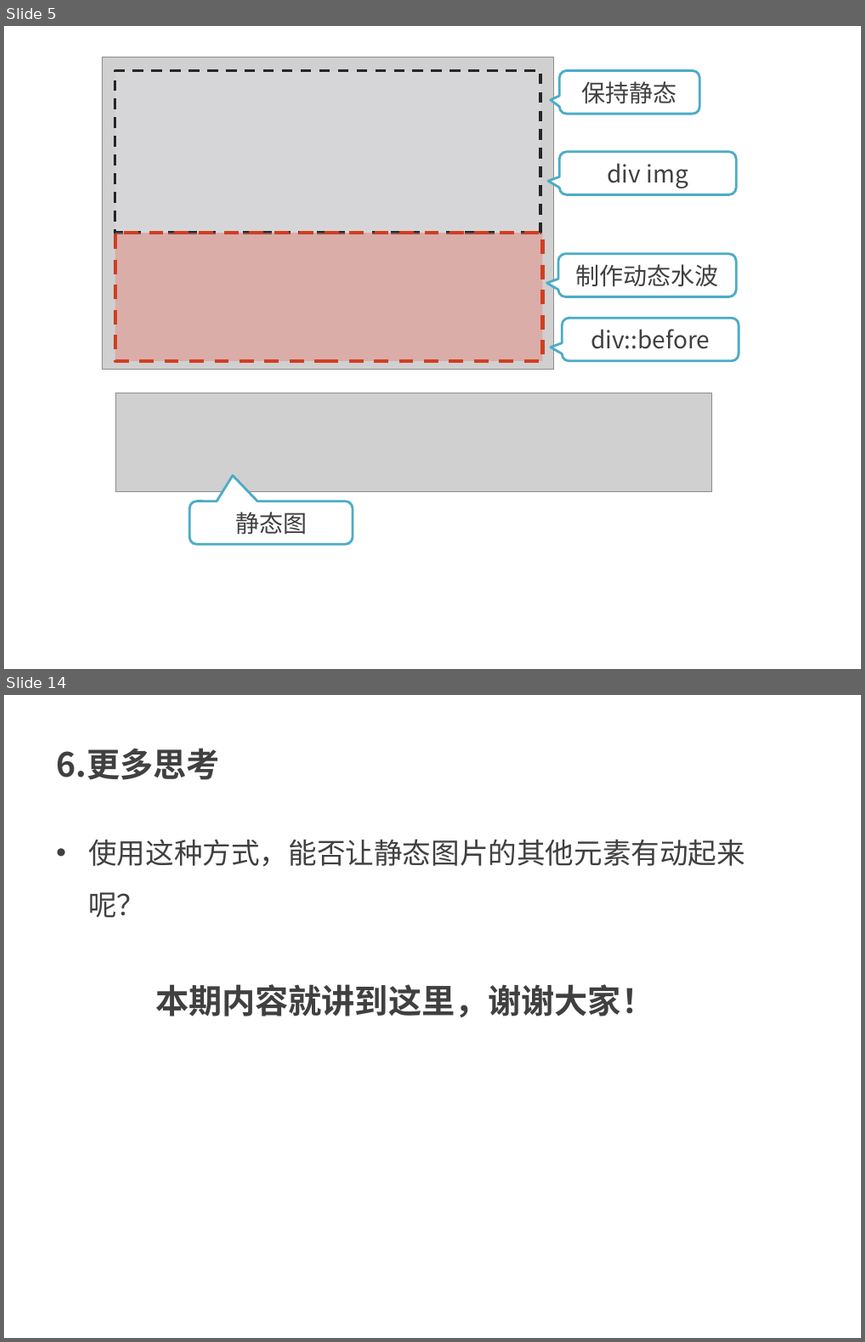
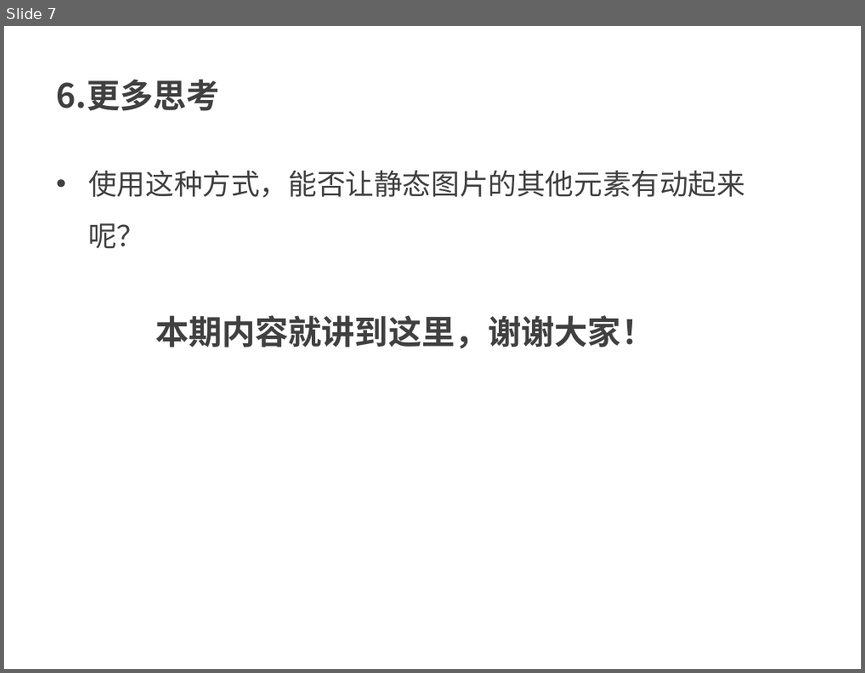
Before and after one commit to kong66/webAni, a slide deck: 17-svg-filter-text-screen/17.pptx. Shown one above the other, each under a label of ours: slides 5 and 14 before the commit, slide 7 after it; the slides between them are not shown. The pictures are 865x1342 and 865x673 pixels, drawn with LibreOffice and Linux fonts; fonts in the diff are those of the drawing; grey boxes stand for pictures. Boxes give left, top, right and bottom in pixels: in the first picture for what was removed or moved away, otherwise in the second. Text is boxed around its words. In the diff, an @@ line names an element or a change of style, - is before the commit and + after.

```diff
--- a/17-svg-filter-text-screen/17.pptx
+++ b/17-svg-filter-text-screen/17.pptx
@@ slide 5 removed at bbox=[4, 26, 861, 669], background #FFFFFF @@
@@ picture removed at bbox=[102, 57, 554, 369] @@
@@ rectangle removed at bbox=[115, 70, 540, 233] @@
@@ rounded speech box removed at bbox=[559, 70, 699, 114] @@
-保持静态
@@ rounded speech box removed at bbox=[559, 152, 736, 195] @@
-div img
@@ rectangle removed at bbox=[115, 233, 543, 361] @@
@@ rounded speech box removed at bbox=[558, 254, 737, 297] @@
-制作动态水波
@@ rounded speech box removed at bbox=[562, 318, 738, 360] @@
-div::before
@@ picture removed at bbox=[116, 392, 712, 491] @@
@@ rounded speech box removed at bbox=[190, 500, 352, 544] @@
-静态图
@@ what was slide 14 is now slide 7 @@
```
Also in this commit, not shown: 4 slides changed, 2 slides added, 8 other slides removed, 2 other files.
